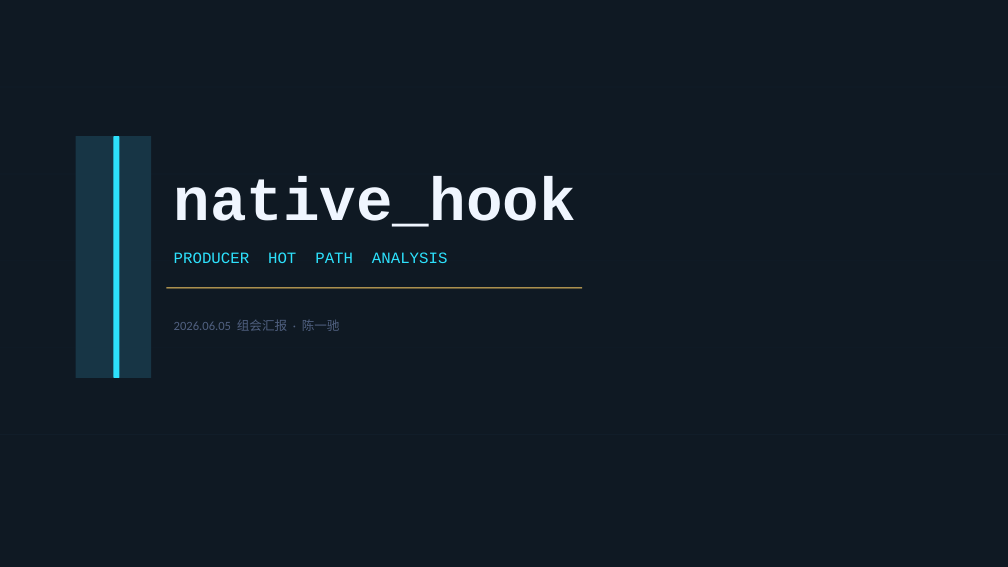
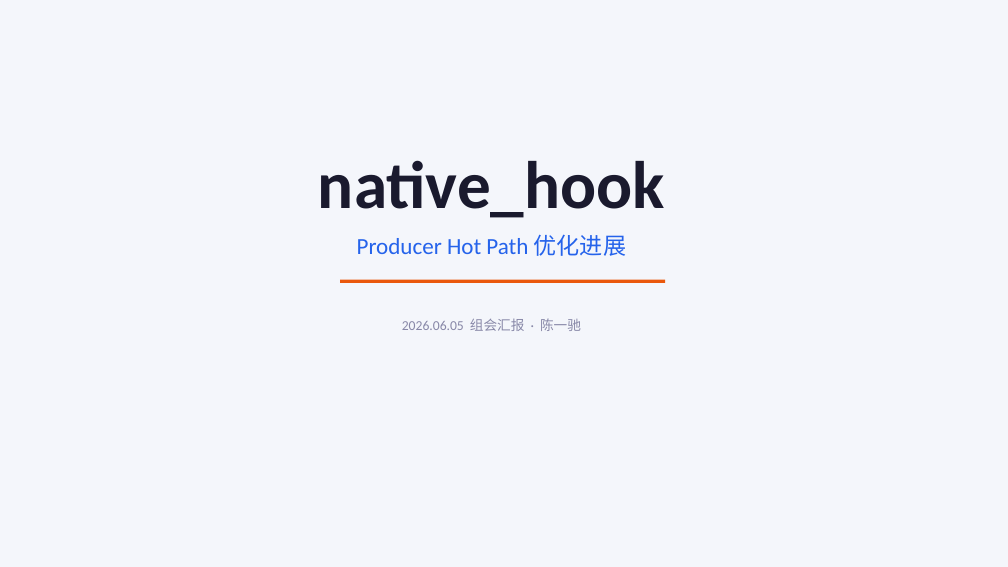
Before and after one commit to YiChiChen1106/Nativehook_linux_planb, a slide deck: slide 1 of presentation/native_hook_progress_2026-06-05.pptx. Drawn at 1008x567 pixels with LibreOffice and Linux fonts; fonts in the diff are those of the drawing. Boxes give left, top, right and bottom in pixels: in the first picture for what was removed or moved away, otherwise in the second. Text is boxed around its words. In the diff, an @@ line names an element or a change of style, - is before the commit and + after.

Commit message:
Redesign PPT v5: bright light theme, clean modern style

```diff
--- a/presentation/native_hook_progress_2026-06-05.pptx
+++ b/presentation/native_hook_progress_2026-06-05.pptx
@@ background #0F1923 to #F4F6FB @@
@@ rectangle removed at (x1=0, y1=87, x2=1008, y2=87) @@
@@ text "native_hook" moved from (x1=174, y1=176, x2=576, y2=227) to (x1=318, y1=160, x2=665, y2=218) @@
@@ text "native_hook" at (x1=318, y1=160, x2=665, y2=218): size 58 to 64 pt, font Courier New to Calibri, text colour #F0F6FF to #1A1A2E; alignment left to centre @@
@@ rectangle removed at (x1=76, y1=136, x2=151, y2=378) @@
@@ rounded rectangle removed at (x1=113, y1=136, x2=119, y2=378) @@
@@ text at (x1=357, y1=234, x2=626, y2=256): text changed; size 15 to 22 pt; font Courier New to Calibri; text colour #2DE1FC to #2563EB @@
-PRODUCER HOT PATH ANALYSIS
+Producer Hot Path 优化进展
@@ rectangle removed at (x1=0, y1=261, x2=1008, y2=261) @@
@@ rectangle removed at (x1=166, y1=287, x2=582, y2=289) @@
@@ rectangle resized from (x1=0, y1=174, x2=1008, y2=174) to (x1=340, y1=280, x2=665, y2=283) @@
@@ rectangle at (x1=340, y1=280, x2=665, y2=283): fill #1E3045 at 60% opacity to #EA580C @@
@@ text "2026.06.05 组会汇报 · 陈一驰" moved from (x1=174, y1=319, x2=340, y2=331) to (x1=402, y1=319, x2=581, y2=331) @@
@@ text "2026.06.05 组会汇报 · 陈一驰" at (x1=402, y1=319, x2=581, y2=331): size 12 to 13 pt, text colour #506080 to #8888A8; alignment left to centre @@
@@ rectangle removed at (x1=0, y1=348, x2=1008, y2=348) @@
@@ rectangle removed at (x1=0, y1=435, x2=1008, y2=435) @@
```
Also in this commit, not shown: 9 other slides changed, 1 other file.
